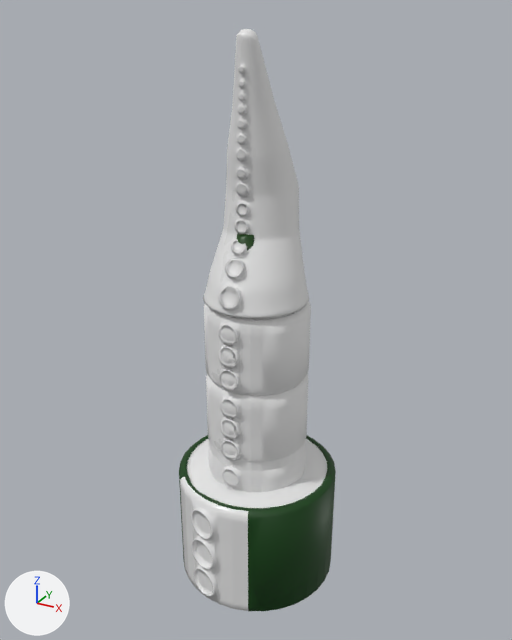
The FBX model res/enemy/enemy_idles.fbx as it was, and as the next commit left it.
One viewpoint serves both versions: a 50 mm lens placed at (3.31, -6.04, 6.23), pointed at (-0.04, 0.04, 3.19). Lighting does not change. The marker at lower left points along +X, +Y and +Z. Where no turn or scale is listed for an object, it has been applied to the vertices.

Objects in the first picture: 'Cube.001', 'Cylinder.001', 'bake.001', 'bake.002', 'bake.003', 'bake_top', 'tentacle'.
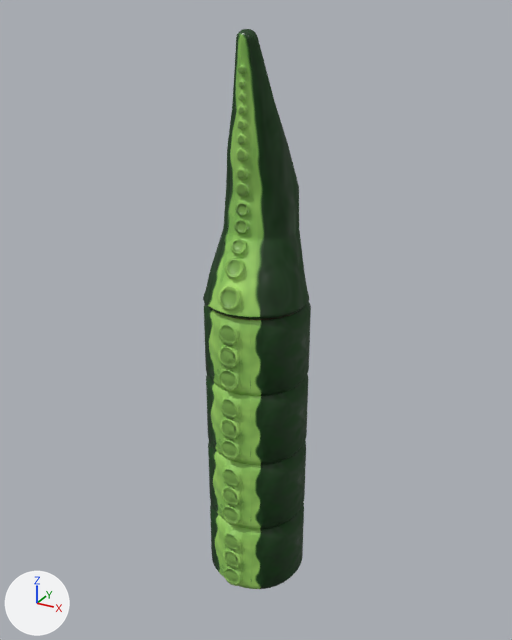
What differs and where, as boxes (x1, y1, x2, y2) in the pictures (512 x 640 px):
'Cube.001', deleted: before (179, 435, 336, 611)
    faces in mat_skin (dark green #074007): (179, 435, 336, 611)
    faces in mat_succ (white #e7e7e7): (180, 477, 248, 611)
    faces in mat_flesh (white #e7e7e7): (187, 438, 328, 508)
'bake_top', surface changed (grey to green): (203, 29, 309, 320) in both
'bake.003', surface changed (grey to green): (204, 301, 311, 396) in both
'bake.002', surface changed (grey to green): (206, 374, 308, 465) in both
'bake.001', surface changed (grey to green): (208, 441, 306, 529) in both
'bake', surface changed: (210, 503, 304, 589) in both
'Cylinder.001', deleted: before (209, 441, 305, 471)
'tentacle', deleted: before (237, 233, 254, 250)

What changed in the scene script:
```text
Add img_tentcl_segment_top_albedo_png:
    img_tentcl_segment_top_albedo_png = load_image('tentcl_segment_top_albedo.png', 'enemy/segment_top/tentcl_segment_top_albedo.png', 1024, 1024, 'sRGB')
Add img_no_emission_png:
    img_no_emission_png = load_image('no_emission.png', 'enemy/segment_top/no_emission.png', 100, 100, 'sRGB')
Add img_tntcl_seg_albedo_png:
    img_tntcl_seg_albedo_png = load_image('tntcl_seg_albedo.png', 'enemy/segment/tntcl_seg_albedo.png', 1024, 1024, 'sRGB')
Add img_no_emission_png_001:
    img_no_emission_png_001 = load_image('no_emission.png.001', 'enemy/segment/no_emission.png', 100, 100, 'sRGB')
Change mat_segment:
    remove # nodes: BsdfPrincipled, NormalMap, OutputMaterial, TexImage x3
    nodes: BsdfPrincipled, NormalMap, OutputMaterial, TexImage x5
    uses the picture img_no_emission_png_001
    uses the picture img_tntcl_seg_albedo_png
Change mat_segment_top:
    remove # nodes: BsdfPrincipled, NormalMap, OutputMaterial, TexImage x3
    nodes: BsdfPrincipled, NormalMap, OutputMaterial, TexImage x5
    uses the picture img_no_emission_png
    uses the picture img_tentcl_segment_top_albedo_png
Remove ob_cube_001:
    ob_cube_001 = bpy.data.objects.new('Cube.001', me_cube_001)
    ob_cube_001.location = (0.0, 0.0, 0.7)
Remove ob_cylinder_001:
    ob_cylinder_001 = bpy.data.objects.new('Cylinder.001', me_cylinder_001)
    ob_cylinder_001.location = (0.0, 0.0, 0.87)
Remove ob_tentacle:
    ob_tentacle = bpy.data.objects.new('tentacle', me_tentacle)
    ob_tentacle.location = (0.0, 0.0, 0.0)
```
